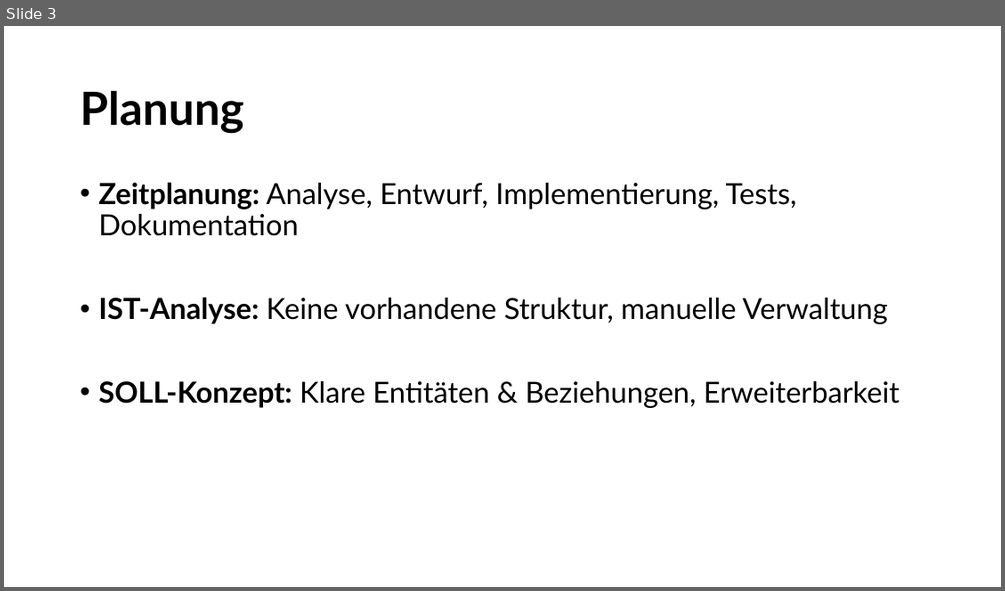
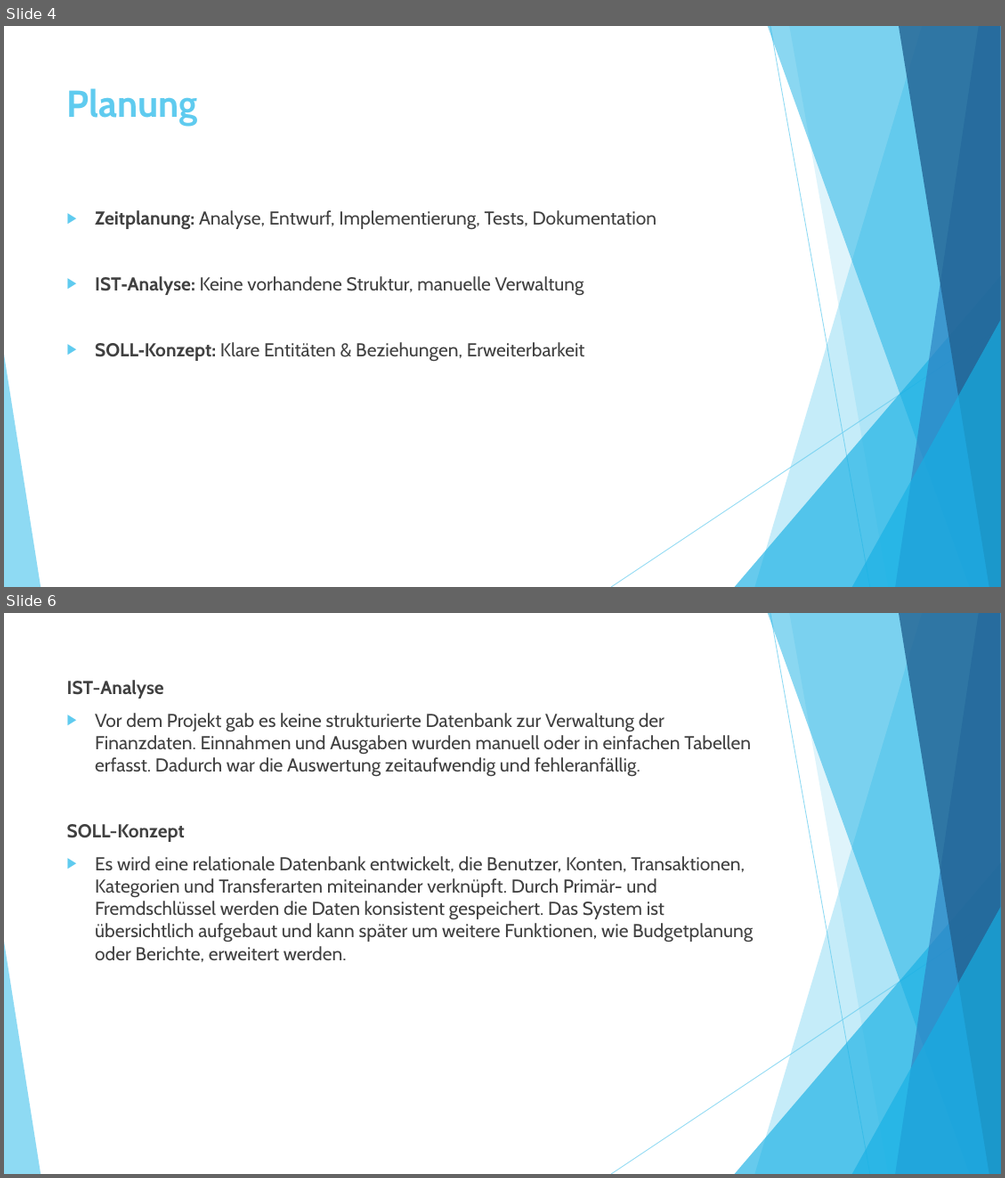
Before and after one commit to MaryGh20/Budgetverwaltungsssystem1, a slide deck: Doc/vorschlag1.pptx. Shown one above the other, each under a label of ours: slide 3 before the commit, slides 4 and 6 after it; the slides between them are not shown. The pictures are 1005x591 and 1005x1178 pixels, drawn with LibreOffice and Linux fonts; fonts in the diff are those of the drawing. Boxes give left, top, right and bottom in pixels: in the first picture for what was removed or moved away, otherwise in the second. Text is boxed around its words. In the diff, an @@ line names an element or a change of style, - is before the commit and + after.

```diff
--- a/Doc/vorschlag1.pptx
+++ b/Doc/vorschlag1.pptx
@@ slide 6 added at bbox=[4, 613, 1001, 1174], background #FFFFFF; not listed: 10 template elements that a slide beside it also shows @@
@@ text added at bbox=[67, 680, 752, 962], 18 pt, text #404040 @@
+IST-Analyse
+▶ Vor dem Projekt gab es keine strukturierte Datenbank zur Verwaltung der Finanzdaten. Einnahmen und Ausgaben wurden manuell oder in einfachen Tabellen erfasst. Dadurch war die Auswertung zeitaufwendig und fehleranfällig.
+SOLL-Konzept
+▶ Es wird eine relationale Datenbank entwickelt, die Benutzer, Konten, Transaktionen, Kategorien und Transferarten miteinander verknüpft. Durch Primär- und Fremdschlüssel werden die Daten konsistent gespeichert. Das System ist übersichtlich aufgebaut und kann später um weitere Funktionen, wie Budgetplanung oder Berichte, erweitert werden.
@@ what was slide 3 is now slide 4 @@
@@ slide 4 changed as well @@
@@ title "Planung": place and size @@
-title "Planung" at bbox=[80, 91, 243, 133]
+title "Planung" at bbox=[67, 88, 198, 126]
@@ title "Planung" at bbox=[67, 88, 198, 126]: size 44 to 36 pt, font Lato to Cabin, text colour #000000 to #5FCBEF; line spacing 0.9 to 1; vertical alignment middle to top @@
@@ text "Zeitplanung: Analyse, Entwurf, Implementierung, Tests, ...": place and size @@
-text "Zeitplanung: Analyse, Entwurf, Implementierung, Tests, ..." at bbox=[98, 182, 899, 408]
+text "Zeitplanung: Analyse, Entwurf, Implementierung, Tests, ..." at bbox=[95, 210, 657, 361]
@@ text "Zeitplanung: Analyse, Entwurf, Implementierung, Tests, ..." at bbox=[95, 210, 657, 361]: size 28 to 18 pt, font Lato to Cabin, text colour #000000 to #404040; bullet • to ▶; line spacing 0.9 to 1 @@
@@ group added at bbox=[4, 26, 1001, 587]: 5 freeform shapes, 3 triangles, 2 lines @@
```
Also in this commit, not shown: 6 other slides changed, 7 other slides added, 2 slides removed.
